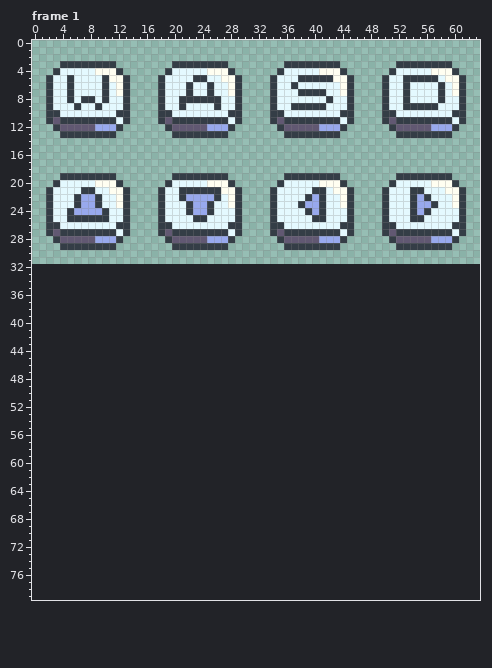
A pixel-art file gets an edit: Assets/Sprite/Ase/Input.aseprite. The first picture shows the starting point.
64x32 pixels, 2 frames. Shown: frame 1. The old version is drawn lined up with the new one, on the new canvas. The commit also changed other frames, which this record leaves out.
Now the later version:
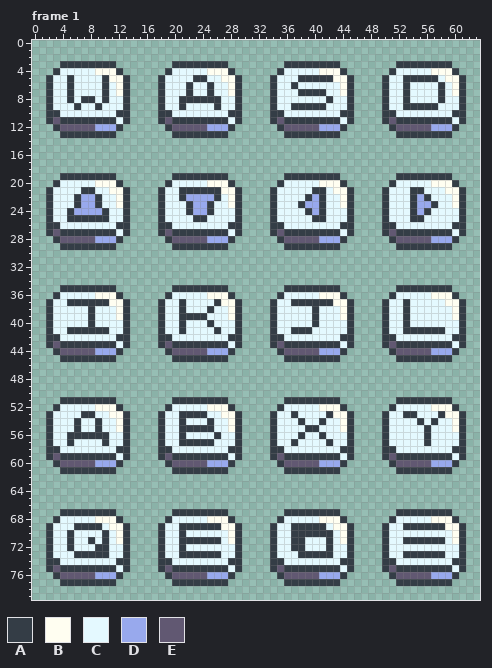
Palette (. is transparent): A #343d46  B #fffef1  C #e4f9ff  D #98a9ed  E #615872
Change:
canvas 64x32 -> 64x80
Changed rows in their new state; - is an unchanged pixel.
Frame 1:
first column x 2:
35 --AAAAAAAA--------AAAAAAAA--------AAAAAAAA--------AAAAAAAA--
36 -ACCCCCBBBA------ACCCCCBBBA------ACCCCCBBBA------ACCCCCBBBA-
37 ACCAAAAAABBA----ACCACCCCABBA----ACCAAAAAABBA----ACCACCCCCBBA
38 ACCCCCACCCBA----ACCACCCACCBA----ACCCCCACCCBA----ACCACCCCCCBA
39 ACCCCCACCCBA----ACCAAAACCCBA----ACCCCCACCCBA----ACCACCCCCCBA
40 ACCCCCACCCCA----ACCACCCACCCA----ACCCCCACCCCA----ACCACCCCCCCA
41 ACCAAAAAACCA----ACCACCCCACCA----ACCAAACCCCCA----ACCAAAAAACCA
42 AACCCCCCCCAA----AACCCCCCCCAA----AACCCCCCCCAA----AACCCCCCCCAA
43 AEAAAAAAAACA----AEAAAAAAAACA----AEAAAAAAAACA----AEAAAAAAAACA
44 -AEEEEEDDDA------AEEEEEDDDA------AEEEEEDDDA------AEEEEEDDDA-
45 --AAAAAAAA--------AAAAAAAA--------AAAAAAAA--------AAAAAAAA--
first column x 2:
51 --AAAAAAAA--------AAAAAAAA--------AAAAAAAA--------AAAAAAAA--
52 -ACCCCCBBBA------ACCCCCBBBA------ACCCCCBBBA------ACCCCCBBBA-
53 ACCCCAACCBBA----ACCAAAACCBBA----ACCACCCCABBA----ACCAACCCABBA
54 ACCCACCACCBA----ACCACCCACCBA----ACCCACCACCBA----ACCCCACACCBA
55 ACCCACCACCBA----ACCAAAAACCBA----ACCCCAACCCBA----ACCCCCACCCBA
56 ACCAAAAAACCA----ACCACCCCACCA----ACCCACCACCCA----ACCCCCACCCCA
57 ACCACCCCACCA----ACCAAAAACCCA----ACCACCCCACCA----ACCCCCACCCCA
58 AACCCCCCCCAA----AACCCCCCCCAA----AACCCCCCCCAA----AACCCCCCCCAA
59 AEAAAAAAAACA----AEAAAAAAAACA----AEAAAAAAAACA----AEAAAAAAAACA
60 -AEEEEEDDDA------AEEEEEDDDA------AEEEEEDDDA------AEEEEEDDDA-
61 --AAAAAAAA--------AAAAAAAA--------AAAAAAAA--------AAAAAAAA--
first column x 2:
67 --AAAAAAAA--------AAAAAAAA--------AAAAAAAA--------AAAAAAAA--
68 -ACCCCCBBBA------ACCCCCBBBA------ACCCCCBBBA------ACCCCCBBBA-
69 ACCCAAAACBBA----ACCAAAAAABBA----ACCAAAAACBBA----ACCAAAAAABBA
70 ACCACCCCACBA----ACCACCCCCCBA----ACCAAAAAACBA----ACCCCCCCCCBA
71 ACCACCACACBA----ACCAAAAAACBA----ACCAACCCACBA----ACCAAAAAACBA
72 ACCACCCAACCA----ACCACCCCCCCA----ACCAACCCACCA----ACCCCCCCCCCA
73 ACCCAAAAACCA----ACCAAAAAACCA----ACCCAAAAACCA----ACCAAAAAACCA
74 AACCCCCCCCAA----AACCCCCCCCAA----AACCCCCCCCAA----AACCCCCCCCAA
75 AEAAAAAAAACA----AEAAAAAAAACA----AEAAAAAAAACA----AEAAAAAAAACA
76 -AEEEEEDDDA------AEEEEEDDDA------AEEEEEDDDA------AEEEEEDDDA-
77 --AAAAAAAA--------AAAAAAAA--------AAAAAAAA--------AAAAAAAA--
